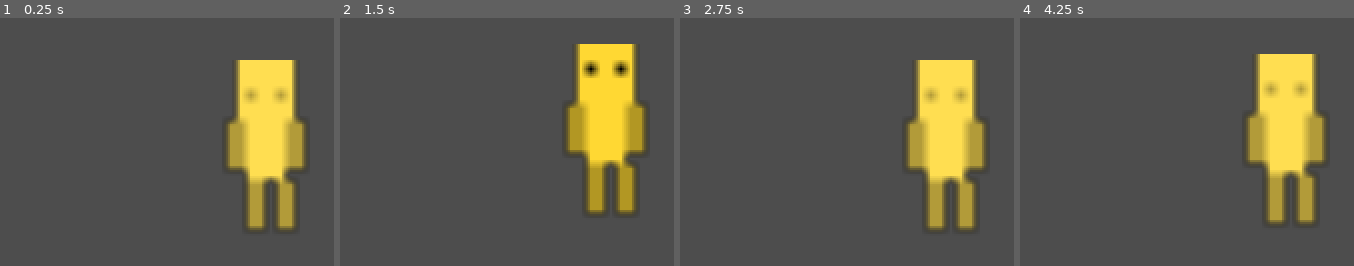
Above: before the commit, frames 1-4 (left to right).
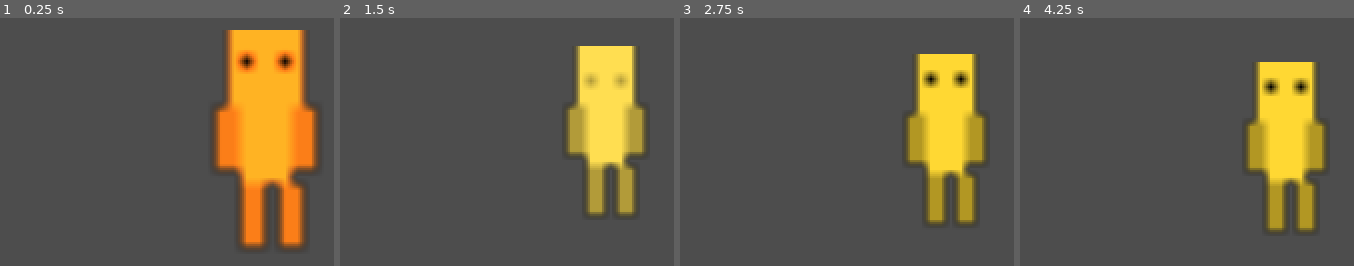
Above: after the commit, the same moments.

Repository: Jadest03/sprite-soul
Game: Godot game, scene res://scenes/Companion.tscn
Same seed, same stepped clock (60 frames per second), same inputs: the game is played once before the commit and once after it. This scene is started directly instead of the project's main scene.
Inputs (mouse positions are in pixels of both pictures, inside the frame that each line leads up to):
- Up to frame 1 (0.25 s): no input
- Up to frame 2 (1.5 s): tap Enter at 0.5, 0.6 s; move the mouse to (outside the picture) at 0.52 s; click (outside the picture) at 0.67 s; move the mouse to (486, 189) at 1.27 s; tap Keypad Enter at 1.35 s; click (486, 189) at 1.42 s
- Up to frame 3 (2.75 s): move the mouse to (1007, 80) at 2.02 s; tap Enter at 2.1 s; click (1007, 80) at 2.17 s
- Up to frame 4 (4.25 s): move the mouse to (1257, 248) at 2.77 s; tap Keypad Enter at 2.85 s; click (1257, 248) at 2.92 s; move the mouse to (outside the picture) at 3.52 s; tap Enter at 3.6 s; click (outside the picture) at 3.67 s

The runs differ from the first frame. In frame 1, 21% of the frame differs, in the area x 63-96%, y 4-94%; in frame 2, 7.3%; in frame 3, 8.6%; in frame 4, 8.9%.

Commit message:
feat: 스트리밍 응답, 먼저 말 걸기, 입장 애니메이션 추가
- ChatUI: HTTPRequest → HTTPClient로 교체, stream:true로 토큰 단위 실시간 표시
- ChatUI: boredom > 0.7 감지 시 캐릭터가 먼저 말 걸기 (5분 쿨다운)
- Companion: 앱 시작 시 만세 포즈 pop-in 입장 애니메이션 (_entering 플래그로 FSM/입력 차단)
- Companion: _update_passthrough() 위치·상태 미변경 시 시스템 콜 스킵
- Companion: _do_walk() 중복 position.y 대입 제거

Co-Authored-By: Claude Sonnet 4.6 <noreply@anthropic.com>

Diff:
--- a/scripts/ChatUI.gd
+++ b/scripts/ChatUI.gd
@@ -13,6 +13,7 @@
 const OLLAMA_MODEL := "qwen3-vl:8b-instruct"
 const SCREEN_INTERVAL := 60.0
 const PROACTIVE_CHANCE := 0.35
+const BOREDOM_PROACTIVE_INTERVAL := 300.0
 
 var companion: Node2D = null
 
@@ -20,7 +21,6 @@
 var _psb: PixelSpeechBubble
 var _input_row: Control
 var _pib: PixelInputBox
-var _http: HTTPRequest
 
 var _full_text := ""
 var _displayed_chars := 0
@@ -28,6 +28,17 @@
 var _is_typing := false
 var _hide_timer := 0.0
 var _waiting := false
+
+# 스트리밍
+enum StreamPhase { IDLE, CONNECTING, SENDING, READING }
+var _http_client: HTTPClient
+var _stream_phase := StreamPhase.IDLE
+var _pending_body := ""
+var _stream_accumulator := ""
+var _got_first_token := false
+
+# 먼저 말 걸기
+var _boredom_cooldown := 0.0
 
 var _memory: MemoryStore
 var _profile: UserProfile
@@ -45,12 +56,11 @@
 	layer = 10
 	_build_bubble()
 	_build_input()
-	_setup_http()
+	_http_client = HTTPClient.new()
 	_load_persona()
 	_memory = MemoryStore.new()
 	_profile = UserProfile.new()
 	EventBus.companion_clicked.connect(_on_companion_clicked)
-	EventBus.chat_response_received.connect(show_response)
 	_setup_screen_awareness()
 
 func _process(delta: float) -> void:
@@ -75,6 +85,12 @@
 			_bubble.hide()
 			_psb.set_text("")
 
+	_poll_stream()
+
+	if _boredom_cooldown > 0.0:
+		_boredom_cooldown -= delta
+	_check_boredom_proactive()
+
 func _update_input_position() -> void:
 	var vh := get_viewport().get_visible_rect().size.y
 	_input_row.position = Vector2(4.0, vh - _input_row.size.y)
@@ -118,11 +134,6 @@
 
 # --- Ollama 연결 ---
 
-func _setup_http() -> void:
-	_http = HTTPRequest.new()
-	add_child(_http)
-	_http.request_completed.connect(_on_http_completed)
-
 func _load_persona() -> void:
 	var persona := PersonaGenerator.load_persona()
 	if persona.has("system_prompt"):
@@ -132,26 +143,110 @@
 	_try_extract_name(user_msg)
 	_memory.add("user", user_msg)
 	_waiting = true
+	_got_first_token = false
 	_show_thinking()
-
 	var full_prompt := _system_prompt + _profile.to_prompt_fragment()
 	if not _screen_context.is_empty():
 		full_prompt += "\n\n[현재 화면]\n" + _screen_context
 	var messages := _memory.build_messages(full_prompt)
+	_start_stream(messages)
+
+func _send_proactive_message() -> void:
+	_waiting = true
+	_got_first_token = false
+	_show_thinking()
+	var full_prompt := _system_prompt + _profile.to_prompt_fragment()
+	full_prompt += "\n\n[대화가 한동안 없었어. 캐릭터가 자연스럽게 먼저 말을 걸어줘. 짧게 1-2문장으로.]"
+	if not _screen_context.is_empty():
+		full_prompt += "\n[현재 화면: " + _screen_context + "]"
+	var messages := _memory.build_messages(full_prompt)
+	_start_stream(messages)
+
+func _start_stream(messages: Array) -> void:
 	var body := JSON.stringify({
 		"model": OLLAMA_MODEL,
 		"messages": messages,
-		"stream": false,
+		"stream": true,
 		"keep_alive": "2m",
-		"options": {
-			"num_ctx": 8192,
-			"num_predict": 150,
-			"temperature": 0.9,
-		}
+		"options": {"num_ctx": 8192, "num_predict": 150, "temperature": 0.9}
 	})
-	var err := _http.request(OLLAMA_URL, ["Content-Type: application/json"], HTTPClient.METHOD_POST, body)
-	if err != OK:
-		_on_ollama_error()
+	_pending_body = body
+	_stream_accumulator = ""
+	_stream_phase = StreamPhase.CONNECTING
+	_http_client.close()
+	_http_client.connect_to_host("localhost", 11434)
+
+func _poll_stream() -> void:
+	if _stream_phase == StreamPhase.IDLE:
+		return
+	_http_client.poll()
+	var status := _http_client.get_status()
+	match _stream_phase:
+		StreamPhase.CONNECTING:
+			if status == HTTPClient.STATUS_CONNECTED:
+				_http_client.request(HTTPClient.METHOD_POST, "/api/chat",
+					PackedStringArray(["Content-Type: application/json"]), _pending_body)
+				_stream_phase = StreamPhase.SENDING
+			elif status == HTTPClient.STATUS_CONNECTION_ERROR:
+				_stream_phase = StreamPhase.IDLE
+				_on_ollama_error()
+		StreamPhase.SENDING:
+			if status == HTTPClient.STATUS_BODY:
+				_stream_phase = StreamPhase.READING
+			elif status == HTTPClient.STATUS_CONNECTION_ERROR:
+				_stream_phase = StreamPhase.IDLE
+				_on_ollama_error()
+		StreamPhase.READING:
+			if status == HTTPClient.STATUS_BODY:
+				var chunk := _http_client.read_response_body_chunk()
+				if chunk.size() > 0:
+					_parse_stream_chunk(chunk.get_string_from_utf8())
+			elif status == HTTPClient.STATUS_DISCONNECTED:
+				_stream_phase = StreamPhase.IDLE
+				if _waiting:
+					_on_ollama_error()
+
+func _parse_stream_chunk(text: String) -> void:
+	_stream_accumulator += text
+	var lines := _stream_accumulator.split("\n")
+	_stream_accumulator = lines[-1]
+	for i in range(lines.size() - 1):
+		var line := lines[i].strip_edges()
+		if line.is_empty():
+			continue
+		var parsed: Variant = JSON.parse_string(line)
+		if not parsed is Dictionary:
+			continue
+		var content: String = parsed.get("message", {}).get("content", "")
+		var done: bool = parsed.get("done", false)
+		if not content.is_empty():
+			if not _got_first_token:
+				_got_first_token = true
+				_full_text = ""
+			_full_text += content
+			_psb.set_text(_full_text)
+			_bubble.show()
+		if done:
+			_stream_phase = StreamPhase.IDLE
+			_waiting = false
+			if not _full_text.is_empty():
+				_memory.add("assistant", _full_text)
+				EventBus.chat_response_received.emit(_full_text)
+				EventBus.chat_bubble_closed.emit()
+				_hide_timer = BUBBLE_HIDE_DELAY
+
+func _check_boredom_proactive() -> void:
+	if _boredom_cooldown > 0.0 or companion == null:
+		return
+	if _waiting or _stream_phase != StreamPhase.IDLE or _bubble.visible or _input_row.visible:
+		return
+	if not companion.emotion.is_bored():
+		return
+	if companion.fsm.current_state == CompanionFSM.State.SLEEP:
+		return
+	companion.emotion.boredom = 0.0
+	_boredom_cooldown = BOREDOM_PROACTIVE_INTERVAL
+	_send_proactive_message()
 
 func _try_extract_name(text: String) -> void:
 	# "내 이름은 X야", "나는 X야", "X라고 불러줘" 패턴 감지
@@ -175,25 +270,6 @@
 					_profile.set_name(name)
 					return
 
-func _on_http_completed(result: int, response_code: int, _headers: PackedStringArray, body: PackedByteArray) -> void:
-	_waiting = false
-	if result != HTTPRequest.RESULT_SUCCESS or response_code != 200:
-		_on_ollama_error()
-		return
-
-	var parsed: Variant = JSON.parse_string(body.get_string_from_utf8())
-	if not parsed is Dictionary:
-		_on_ollama_error()
-		return
-
-	var reply: String = parsed.get("message", {}).get("content", "")
-	if reply.is_empty():
-		_on_ollama_error()
-		return
-
-	_memory.add("assistant", reply)
-	EventBus.chat_response_received.emit(reply)
-
 # --- 화면 인식 ---
 
 func _setup_screen_awareness() -> void:
@@ -207,8 +283,9 @@
 	_screen_perm_ok = _check_screen_perm()
 	if not _screen_perm_ok:
 		get_tree().create_timer(2.0).timeout.connect(func():
-			EventBus.chat_response_received.emit(
-				"화면 기록 권한이 없어요! 시스템 설정 → 개인정보 보호 및 보안 → 화면 기록에서 SpriteSoul을 허용 후 재시작해주세요."))
+			var msg := "화면 기록 권한이 없어요! 시스템 설정 → 개인정보 보호 및 보안 → 화면 기록에서 SpriteSoul을 허용 후 재시작해주세요."
+			show_response(msg)
+			EventBus.chat_response_received.emit(msg))
 		return
 	_screen_timer = Timer.new()
 	_screen_timer.wait_time = SCREEN_INTERVAL
@@ -282,11 +359,12 @@
 	_last_screen_context = _screen_context
 	var is_sleeping: bool = companion != null and companion.fsm.current_state == CompanionFSM.State.SLEEP
 	if not comment.is_empty() and comment != _last_proactive and context_changed \
-			and randf() < PROACTIVE_CHANCE and not _waiting and not _is_typing \
+			and randf() < PROACTIVE_CHANCE and not _waiting and _stream_phase == StreamPhase.IDLE \
 			and not _input_row.visible and not is_sleeping:
 		_last_proactive = comment
 		_memory.add("assistant", comment)
 		EventBus.chat_response_received.emit(comment)
+		show_response(comment)
 
 func _show_thinking() -> void:
 	_full_text = "..."
@@ -298,6 +376,8 @@
 
 func _on_ollama_error() -> void:
 	_waiting = false
+	_stream_phase = StreamPhase.IDLE
+	show_response("(연결 안 됨)")
 	EventBus.chat_response_received.emit("(연결 안 됨)")
 
 func _set_input_visible(visible: bool) -> void:
--- a/scripts/Companion.gd
+++ b/scripts/Companion.gd
@@ -33,6 +33,9 @@
 var _idle_micro_timer: float = 0.0
 var _next_idle_micro: float = 0.0
 var _chat_locked := false
+var _entering := false
+var _prev_passthrough_pos := Vector2.INF
+var _prev_chat_open := false
 var _context_menu: PopupMenu
 var _breath_time: float = 0.0
 var _banzai_timer: float = 0.0
@@ -81,9 +84,12 @@
 	_pick_walk_direction()
 	_next_idle_micro = randf_range(6.0, 12.0)
 	_next_banzai = randf_range(20.0, 40.0)
-	sprite.play("idle")
+	_do_entrance()
 
 func _process(delta: float) -> void:
+	if _entering:
+		return
+
 	emotion.tick(delta)
 	fsm.tick(delta)
 
@@ -103,26 +109,27 @@
 	_update_passthrough()
 
 func _update_passthrough() -> void:
+	var chat_open := EventBus.chat_input_open
+	if chat_open == _prev_chat_open and position.distance_squared_to(_prev_passthrough_pos) < 1.0:
+		return
+	_prev_chat_open = chat_open
+	_prev_passthrough_pos = position
 	var poly := PackedVector2Array()
-	if EventBus.chat_input_open:
-		# 채팅 입력 중엔 전체 창을 interactive로
+	if chat_open:
 		var sz := _screen_rect.size
 		poly = PackedVector2Array([
 			Vector2(0, 0), Vector2(sz.x, 0),
 			Vector2(sz.x, sz.y), Vector2(0, sz.y)
 		])
 	else:
-		# 캐릭터 스프라이트 주변 + 말풍선 영역만 interactive
-		var cx := position.x
-		var cy := position.y
 		var hw := SPRITE_HALF.x + 8.0
 		var hh := SPRITE_HALF.y + 8.0
-		var bubble_top := maxf(0.0, cy - hh - 120.0)  # 말풍선 높이 여유
+		var bubble_top := maxf(0.0, position.y - hh - 120.0)
 		poly = PackedVector2Array([
-			Vector2(cx - hw, bubble_top),
-			Vector2(cx + hw, bubble_top),
-			Vector2(cx + hw, cy + hh),
-			Vector2(cx - hw, cy + hh),
+			Vector2(position.x - hw, bubble_top),
+			Vector2(position.x + hw, bubble_top),
+			Vector2(position.x + hw, position.y + hh),
+			Vector2(position.x - hw, position.y + hh),
 		])
 	DisplayServer.window_set_mouse_passthrough(poly)
 
@@ -136,7 +143,6 @@
 
 func _do_walk(delta: float) -> void:
 	position.x += _walk_dir_x * WALK_SPEED * delta
-	position.y = _ground_y
 
 	if position.x < SPRITE_HALF.x or position.x > _screen_rect.size.x - SPRITE_HALF.x:
 		_walk_dir_x *= -1
@@ -148,6 +154,8 @@
 	sprite.flip_h = mouse_pos.x < position.x
 
 func _on_state_entered(state: int) -> void:
+	if _entering:
+		return
 	if is_instance_valid(_yawn_tween):
 		_yawn_tween.kill()
 	_yawn_tween = null
@@ -165,6 +173,8 @@
 			sprite.play("react")
 
 func _input(event: InputEvent) -> void:
+	if _entering:
+		return
 	if event is InputEventMouseButton and event.pressed:
 		if position.distance_to(get_viewport().get_mouse_position()) < MOUSE_NEAR_DISTANCE:
 			if fsm.current_state == CompanionFSM.State.SLEEP:
@@ -254,6 +264,25 @@
 	_yawn_tween.tween_property(sprite, "scale", SPRITE_SCALE * Vector2(1.16, 0.84), 0.35)
 	_yawn_tween.tween_property(sprite, "scale", SPRITE_SCALE * Vector2(0.92, 1.12), 0.2)
 	_yawn_tween.tween_property(sprite, "scale", SPRITE_SCALE, 0.35)
+
+func _do_entrance() -> void:
+	_entering = true
+	sprite.scale = Vector2.ZERO
+	sprite.modulate = Color(2.2, 2.2, 2.2, 1.0)
+	sprite.animation = "react"
+	sprite.frame = 0
+	sprite.stop()
+	var tween := create_tween()
+	tween.tween_property(sprite, "scale", SPRITE_SCALE * 1.22, 0.32) \
+		.set_trans(Tween.TRANS_BACK).set_ease(Tween.EASE_OUT)
+	tween.parallel().tween_property(sprite, "modulate", Color.WHITE, 0.38)
+	tween.tween_property(sprite, "scale", SPRITE_SCALE, 0.22) \
+		.set_trans(Tween.TRANS_QUAD).set_ease(Tween.EASE_OUT)
+	tween.tween_interval(0.4)
+	tween.tween_callback(func():
+		sprite.play("idle")
+		_entering = false
+	)
 
 func _do_bounce() -> void:
 	var tween := create_tween()
